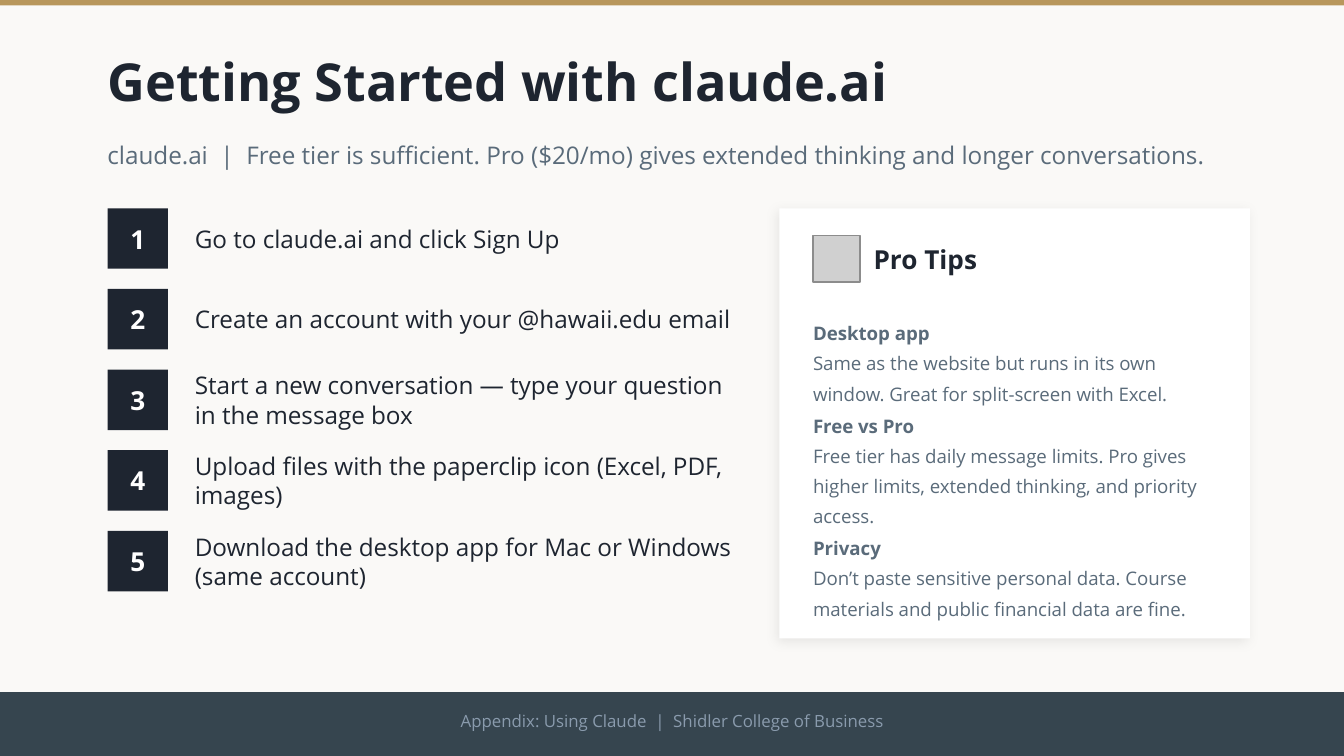
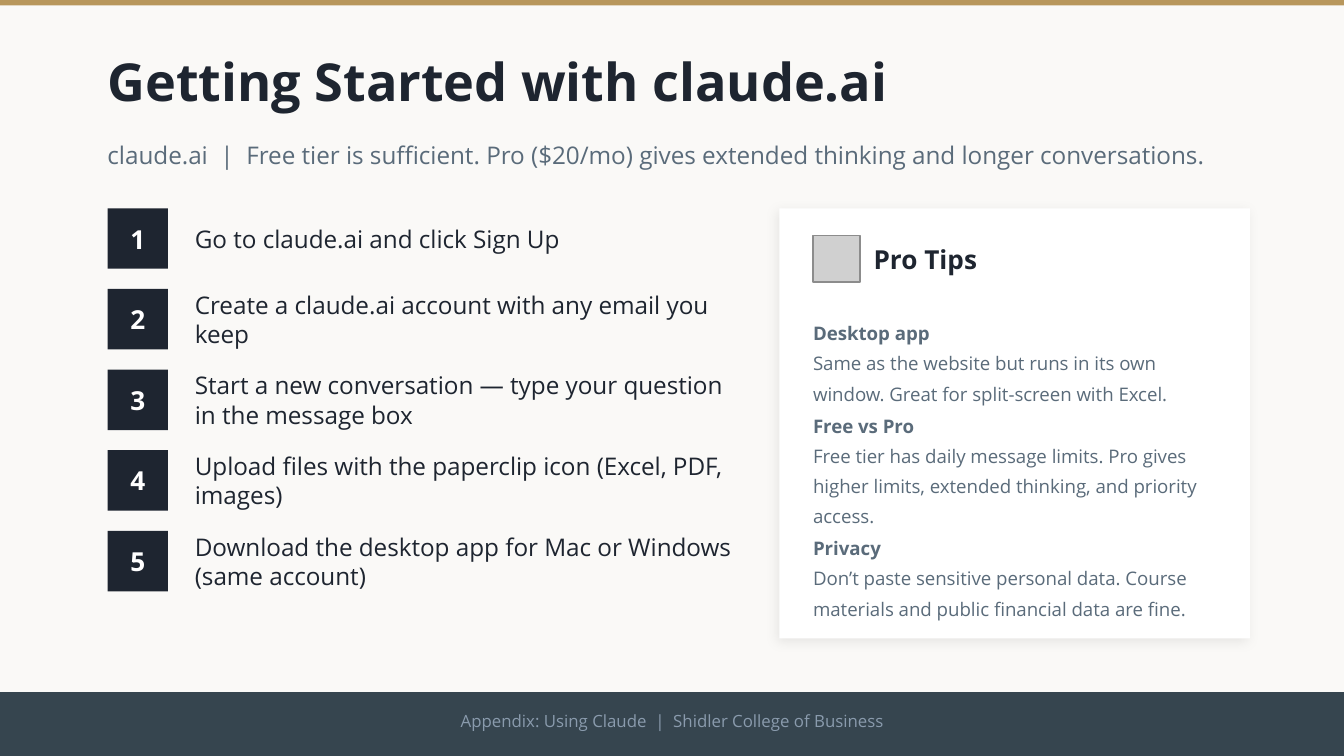
Before and after one commit to adamwstauffer/shidler, a slide deck: slide 7 of docs/presentations/Claude_Appendix.pptx. Drawn at 1344x756 pixels with LibreOffice and Linux fonts; fonts in the diff are those of the drawing; grey boxes stand for pictures. Boxes give left, top, right and bottom in pixels: in the first picture for what was removed or moved away, otherwise in the second. Text is boxed around its words. In the diff, an @@ line names an element or a change of style, - is before the commit and + after.

```diff
--- a/docs/presentations/Claude_Appendix.pptx
+++ b/docs/presentations/Claude_Appendix.pptx
@@ text at [195,295,709,349]: text changed @@
-Create an account with your @hawaii.edu email
+Create a claude.ai account with any email you keep
```
Also in this commit, not shown: 8 other files.
